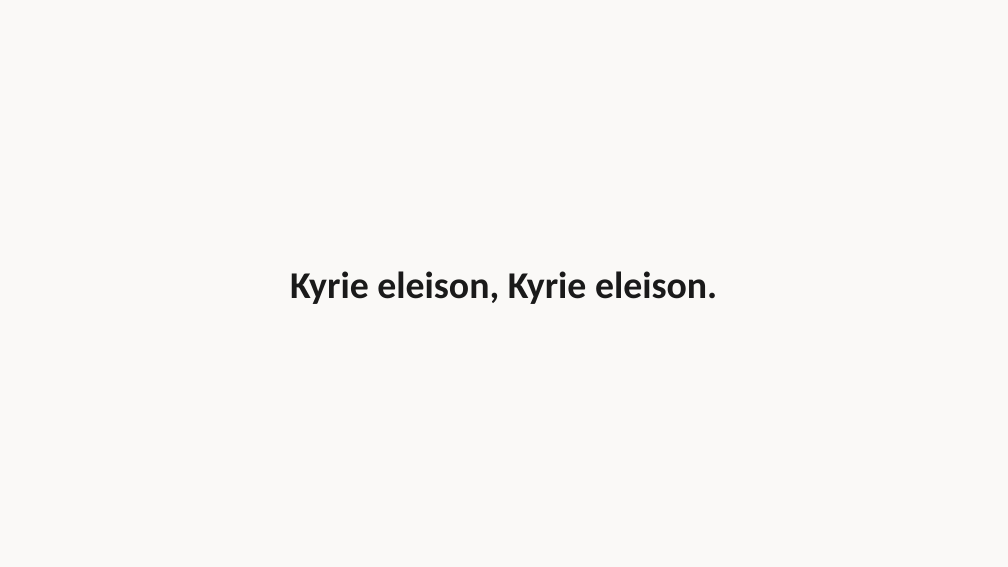
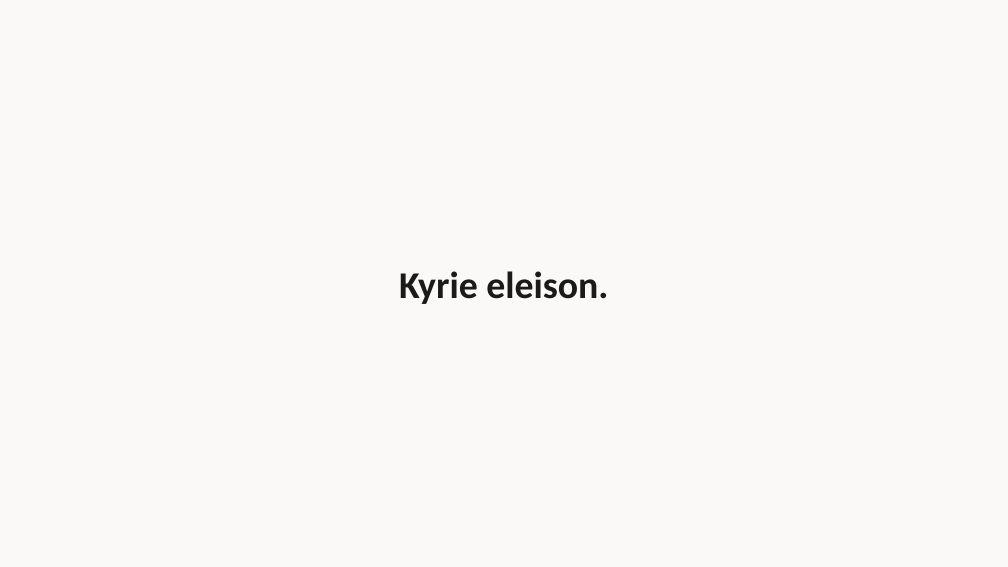
Before and after one commit to gpereira12/slides-harmonia-divina, a slide deck: slide 18 of missas/Quaresma/Quaresma_I.pptx (slide 14 before the commit). Drawn at 1008x567 pixels with LibreOffice and Linux fonts; fonts in the diff are those of the drawing. Boxes give left, top, right and bottom in pixels: in the first picture for what was removed or moved away, otherwise in the second. Text is boxed around its words. In the diff, an @@ line names an element or a change of style, - is before the commit and + after.

```diff
--- a/missas/Quaresma/Quaresma_I.pptx
+++ b/missas/Quaresma/Quaresma_I.pptx
@@ text at [399, 271, 608, 304]: text changed @@
-Kyrie eleison, Kyrie eleison.
+Kyrie eleison.
```
Also in this commit, not shown: 8 other slides changed, 10 slides added, 1 other file.
